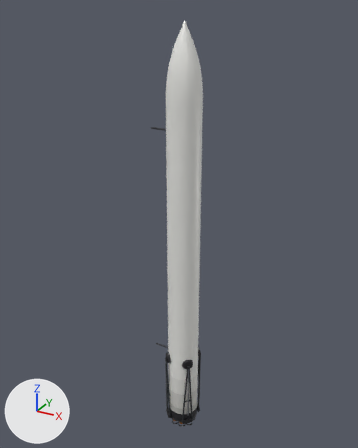
What one commit did to the glTF model assets/rockets/heron-heavy/side0.mid.glb.
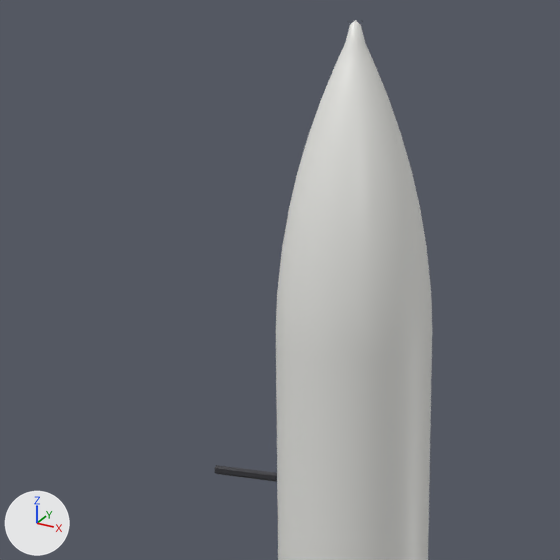
Old and new are each drawn whole from a camera (50 mm lens) standing at (23.35, -43.53, 48.24) and looking at (-1.27, 1.23, 25.86) and again close up on the part from 28% to 65% of the width and 3% to 33% of the height. Arrows for +X, +Y and +Z are at lower left; the lights stay in place. The first two pictures are the older version. Where no turn or scale is listed for an object, it has been applied to the vertices.

The scene before the commit, as lines of its bpy script (objects in view):
```python
me_side0_hull = bpy.data.meshes.new('side0.hull')
me_side0_hull.from_pydata(...)  # 361 vertices, 696 faces; spans x -1.8..1.8, y -1.8..1.8, z -22.9..22.9
me_side0_hull.materials.append(mat_or_hull)
ob_side0_hull = bpy.data.objects.new('side0.hull', me_side0_hull)
ob_side0_hull.location = (0.0, 0.0, 24.17)
```
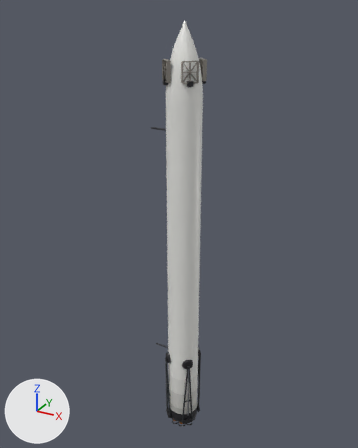
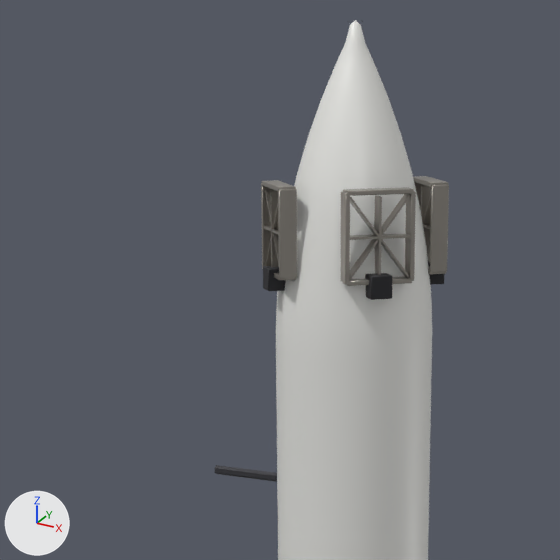
Patch to the scene script:
```diff
--- a/assets/rockets/heron-heavy/side0.mid.glb.py
+++ b/assets/rockets/heron-heavy/side0.mid.glb.py
@@ me_gridfin_0_metal @@
+me_gridfin_0_metal.from_pydata(...)  # 128 vertices, 224 faces; spans x -0.2..0.2, y -0.8..0.8, z -1.0..1.0
+me_gridfin_0_metal.materials.append(mat_or_metal)
@@ me_gridfin_0_dark @@
+me_gridfin_0_dark.from_pydata(...)  # 24 vertices, 44 faces; spans x -1.0..1.0, y -1.0..1.0, z -1.0..1.0
+me_gridfin_0_dark.materials.append(mat_or_dark)
@@ ob_gridfin_3_metal @@
+ob_gridfin_3_metal = bpy.data.objects.new('gridfin_3.metal', me_gridfin_0_metal)
+ob_gridfin_3_metal.parent = ob_gridfin_3
+ob_gridfin_3_metal.location = (0.0, 0.0, 1.05)
@@ ob_gridfin_3 @@
+ob_gridfin_3 = bpy.data.objects.new('gridfin_3', None)
+ob_gridfin_3.parent = ob_side0
+ob_gridfin_3.location = (1.258, 1.258, 41.6)
+ob_gridfin_3.rotation_euler = (0.0, 0.0, 0.785)  # degrees (0, 0, 45)
@@ ob_gridfin_3_dark @@
+ob_gridfin_3_dark = bpy.data.objects.new('gridfin_3.dark', me_gridfin_0_dark)
+ob_gridfin_3_dark.parent = ob_gridfin_3
+ob_gridfin_3_dark.location = (0.08, 0.0, 0.0)
+ob_gridfin_3_dark.scale = (0.25, 0.25, 0.25)
@@ ob_gridfin_1_metal @@
+ob_gridfin_1_metal = bpy.data.objects.new('gridfin_1.metal', me_gridfin_0_metal)
+ob_gridfin_1_metal.parent = ob_gridfin_1
+ob_gridfin_1_metal.location = (0.0, 0.0, 1.05)
@@ ob_gridfin_1 @@
+ob_gridfin_1 = bpy.data.objects.new('gridfin_1', None)
+ob_gridfin_1.parent = ob_side0
+ob_gridfin_1.location = (-1.258, -1.258, 41.6)
+ob_gridfin_1.rotation_euler = (0.0, 0.0, -2.356)  # degrees (0, 0, -135)
@@ ob_gridfin_1_dark @@
+ob_gridfin_1_dark = bpy.data.objects.new('gridfin_1.dark', me_gridfin_0_dark)
+ob_gridfin_1_dark.parent = ob_gridfin_1
+ob_gridfin_1_dark.location = (0.08, 0.0, 0.0)
+ob_gridfin_1_dark.scale = (0.25, 0.25, 0.25)
@@ ob_gridfin_0_metal @@
+ob_gridfin_0_metal = bpy.data.objects.new('gridfin_0.metal', me_gridfin_0_metal)
+ob_gridfin_0_metal.parent = ob_gridfin_0
+ob_gridfin_0_metal.location = (0.0, 0.0, 1.05)
@@ ob_gridfin_0 @@
+ob_gridfin_0 = bpy.data.objects.new('gridfin_0', None)
+ob_gridfin_0.parent = ob_side0
+ob_gridfin_0.location = (1.258, -1.258, 41.6)
+ob_gridfin_0.rotation_euler = (0.0, 0.0, -0.785)  # degrees (0, 0, -45)
@@ ob_gridfin_0_dark @@
+ob_gridfin_0_dark = bpy.data.objects.new('gridfin_0.dark', me_gridfin_0_dark)
+ob_gridfin_0_dark.parent = ob_gridfin_0
+ob_gridfin_0_dark.location = (0.08, 0.0, 0.0)
+ob_gridfin_0_dark.scale = (0.25, 0.25, 0.25)
```

Changed parts and their boxes [x1, y1, x2, y2] in the close-ups (560 x 560 px):
'gridfin_0.metal', added: after [341, 187, 416, 286]
'gridfin_1.metal', added: after [261, 180, 297, 280]
'gridfin_3.metal', added: after [413, 176, 449, 274]
'gridfin_0.dark', added: after [365, 273, 392, 300]
'gridfin_1.dark', added: after [263, 266, 286, 291]
'gridfin_3.dark', added (mostly hidden): after [428, 261, 444, 285]
